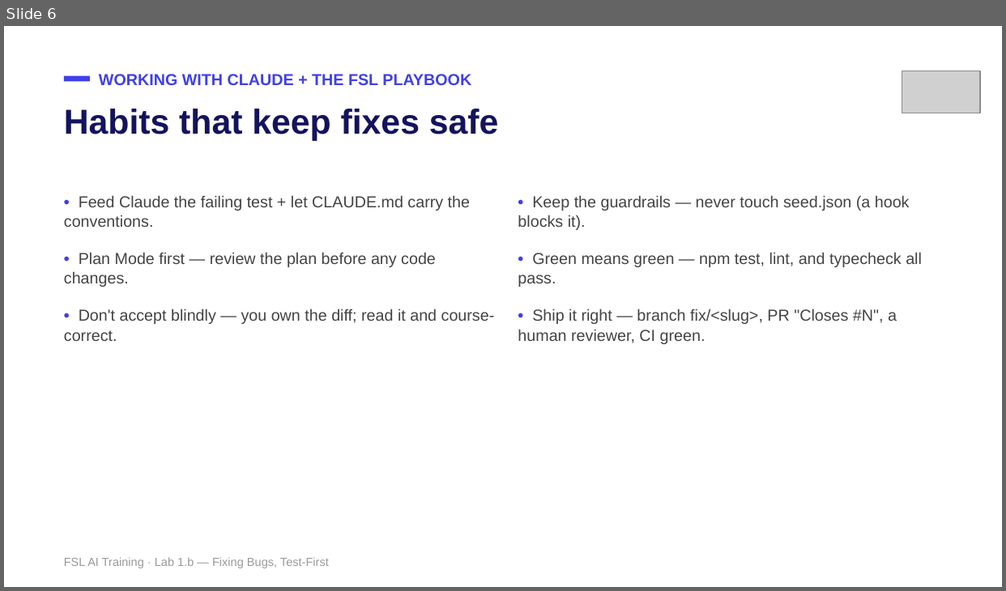
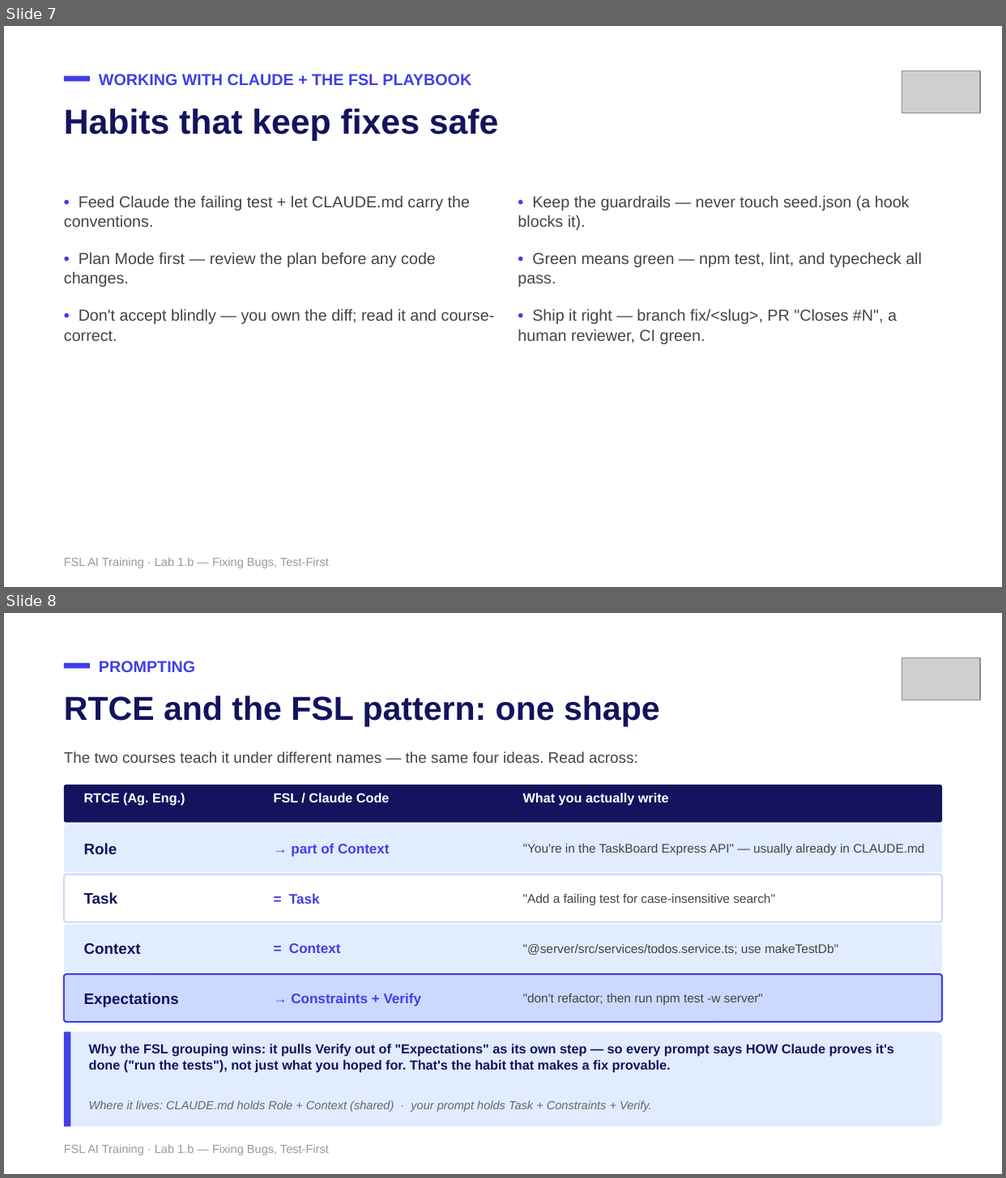
Before and after one commit to mike-tajmajer-fullstacklabs/fsl-taskboard-lab, a slide deck: docs/instructor/lab-1b-bugfix-test-driven.pptx. Shown one above the other, each under a label of ours: slide 6 before the commit, slides 7 and 8 after it. The pictures are 1006x591 and 1006x1178 pixels, drawn with LibreOffice and Linux fonts; fonts in the diff are those of the drawing; grey boxes stand for pictures. Boxes give left, top, right and bottom in pixels: in the first picture for what was removed or moved away, otherwise in the second. Text is boxed around its words. In the diff, an @@ line names an element or a change of style, - is before the commit and + after.

Commit message:
update course for lab 1.b to include setup slide

```diff
--- a/docs/instructor/lab-1b-bugfix-test-driven.pptx
+++ b/docs/instructor/lab-1b-bugfix-test-driven.pptx
@@ slide 8 added at [4, 613, 1002, 1174], background #FFFFFF @@
@@ text added at [99, 661, 195, 672], 11.5 pt, text #403FE8, bold @@
+PROMPTING
@@ picture added at [902, 658, 980, 700] @@
@@ rectangle added at [64, 663, 90, 669], fill #403FE8 @@
@@ text added at [64, 696, 660, 726], 24 pt, text #13135E, bold @@
+RTCE and the FSL pattern: one shape
@@ text added at [64, 752, 638, 763], 11 pt, text #434343 @@
+The two courses teach it under different names — the same four ideas. Read across:
@@ rounded rectangle added at [64, 785, 942, 823], fill #13135E @@
@@ text added at [84, 793, 185, 806], 9.5 pt, text #FFFFFF, bold @@
+RTCE (Ag. Eng.)
@@ text added at [274, 793, 390, 803], 9.5 pt, text #FFFFFF, bold @@
+FSL / Claude Code
@@ text added at [523, 793, 669, 806], 9.5 pt, text #FFFFFF, bold @@
+What you actually write
@@ rounded rectangle added at [64, 824, 942, 872], fill #E2ECFF @@
@@ text added at [84, 843, 117, 854], 11 pt, text #13135E, bold @@
+Role
@@ text added at [291, 843, 390, 857], 10 pt, text #403FE8, bold @@
+→ part of Context
@@ text added at [523, 844, 924, 855], 9 pt, text #434343 @@
+"You're in the TaskBoard Express API" — usually already in CLAUDE.md
@@ rounded rectangle added at [64, 875, 942, 922], fill #FFFFFF, outline #CCD9FF 1.25 pt @@
@@ text added at [84, 892, 118, 904], 11 pt, text #13135E, bold @@
+Task
@@ text added at [289, 893, 320, 904], 10 pt, text #403FE8, bold @@
+= Task
@@ text added at [523, 894, 775, 905], 9 pt, text #434343 @@
+"Add a failing test for case-insensitive search"
@@ rounded rectangle added at [64, 924, 942, 973], fill #E2ECFF @@
@@ text added at [84, 943, 141, 954], 11 pt, text #13135E, bold @@
+Context
@@ text added at [289, 943, 341, 953], 10 pt, text #403FE8, bold @@
+= Context
@@ text added at [523, 944, 838, 955], 9 pt, text #434343 @@
+"@server/src/services/todos.service.ts; use makeTestDb"
@@ rounded rectangle added at [64, 974, 942, 1022], fill #CCD9FF, outline #403FE8 1.25 pt @@
@@ text added at [84, 993, 179, 1007], 11 pt, text #13135E, bold @@
+Expectations
@@ text added at [291, 993, 422, 1007], 10 pt, text #403FE8, bold @@
+→ Constraints + Verify
@@ text added at [523, 994, 763, 1005], 9 pt, text #434343 @@
+"don't refactor; then run npm test -w server"
@@ rounded rectangle added at [64, 1032, 942, 1127], fill #E2ECFF @@
@@ rectangle added at [64, 1032, 71, 1127], fill #403FE8 @@
@@ text added at [89, 1044, 894, 1072], 9.5 pt, text #13135E, bold @@
+Why the FSL grouping wins: it pulls Verify out of "Expectations" as its own step — so every prompt says HOW Claude proves it's done ("run the tests"), not just what you hoped for. That's the habit that makes a fix provable.
@@ text added at [89, 1101, 652, 1112], 8.5 pt, text #666666, italic @@
+Where it lives: CLAUDE.md holds Role + Context (shared) · your prompt holds Task + Constraints + Verify.
@@ text added at [64, 1144, 329, 1156], 8.5 pt, text #999999 @@
+FSL AI Training · Lab 1.b — Fixing Bugs, Test-First
@@ what was slide 6 is now slide 7 @@
```
Also in this commit, not shown: 2 other slides added, 1 slide removed, 3 other files.
